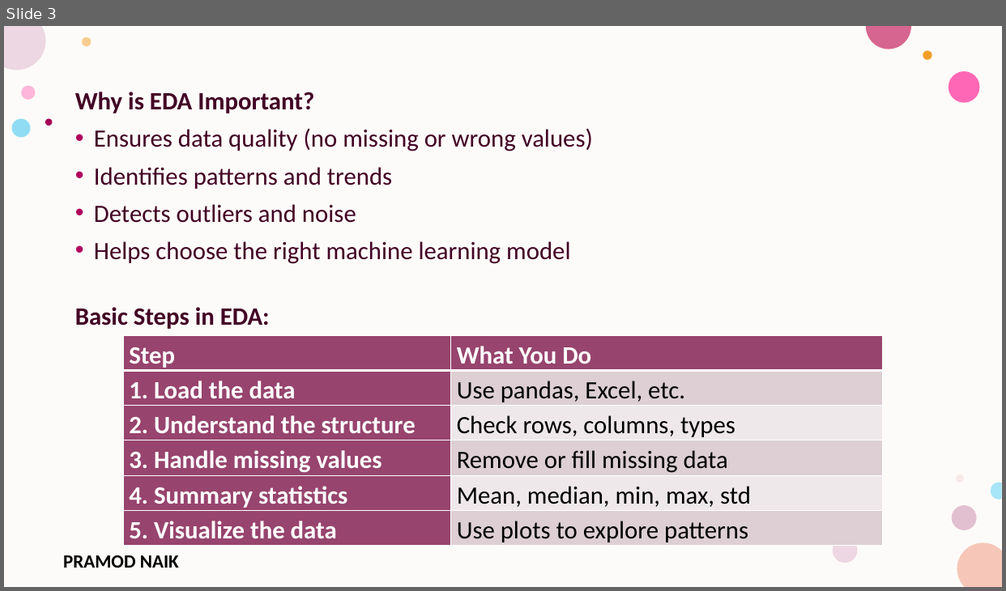
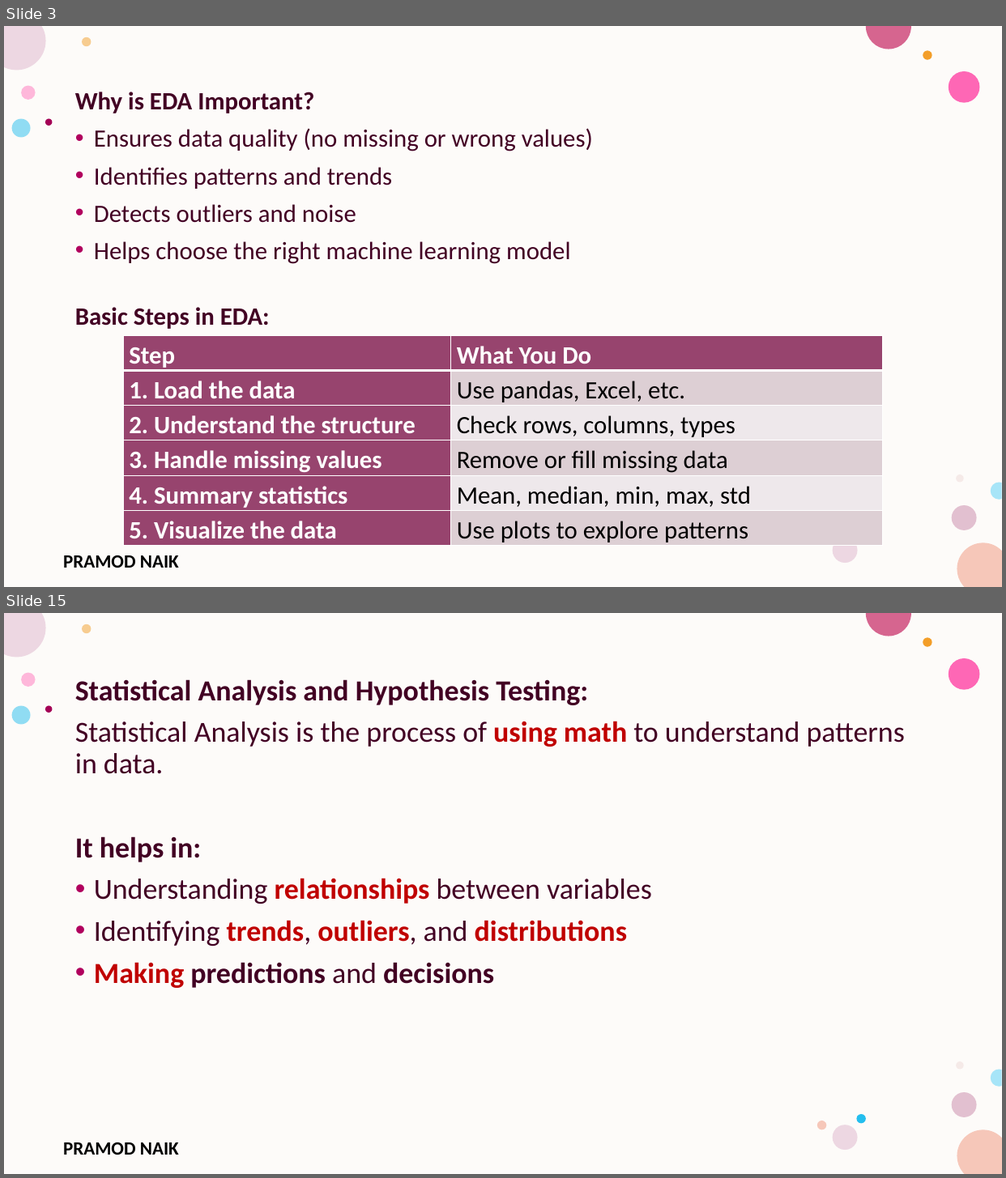
Before and after one commit to PRAMODNAIK-DEV/MCA-2nd-Sem-ML-Data-Analytics-Shridevi-College, a slide deck: Theory Class-Notes/Unit-5 Data Analytics and Real-World Applications.pptx. Shown one above the other, each under a label of ours: slide 3 before the commit, slides 3 and 15 after it; the slides between them are not shown. The pictures are 1006x591 and 1006x1178 pixels, drawn with LibreOffice and Linux fonts; fonts in the diff are those of the drawing; background and template pictures are left out. Boxes give left, top, right and bottom in pixels: in the first picture for what was removed or moved away, otherwise in the second. Text is boxed around its words. In the diff, an @@ line names an element or a change of style, - is before the commit and + after.

Commit message:
Completed Data Visualization.

```diff
--- a/Theory Class-Notes/Unit-5 Data Analytics and Real-World Applications.pptx
+++ b/Theory Class-Notes/Unit-5 Data Analytics and Real-World Applications.pptx
@@ slide 15 added at [4, 613, 1002, 1174], background #FFFFFF; not listed: 17 template elements that a slide beside it also shows @@
@@ text added at [75, 679, 905, 988], 28 pt, text #420023, bold @@
+Statistical Analysis and Hypothesis Testing:
+Statistical Analysis is the process of using math to understand patterns in data.
+It helps in:
+• Understanding relationships between variables
+• Identifying trends, outliers, and distributions
+• Making predictions and decisions
```
Also in this commit, not shown: 1 slide changed, 24 other slides added.
